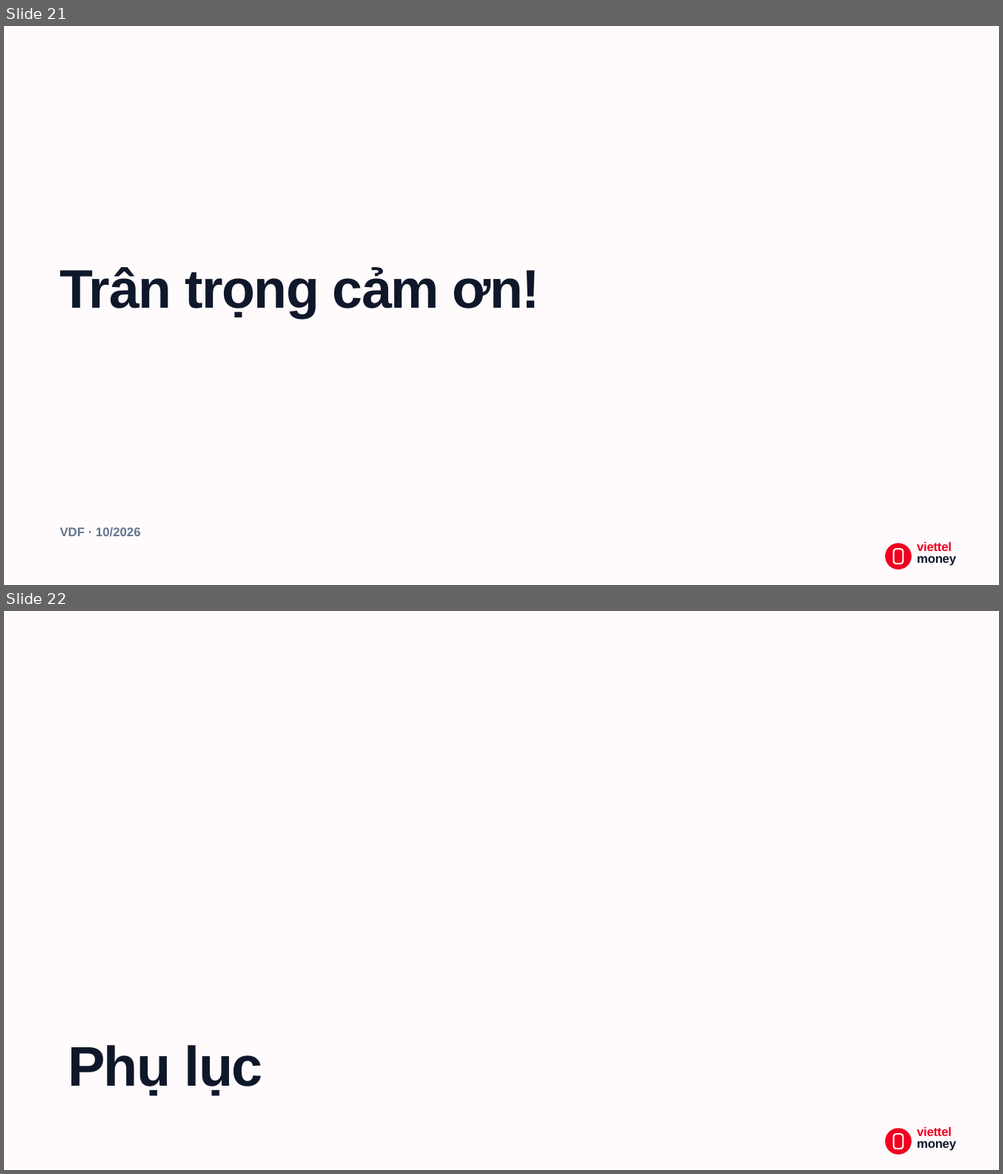
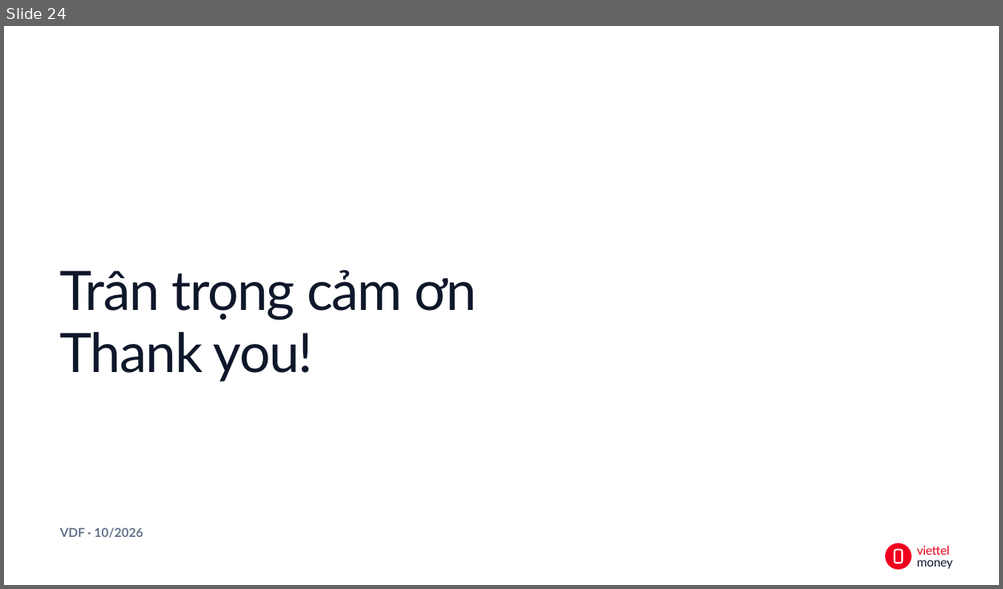
Before and after one commit to hnhuy2403/merchant_new, a slide deck: _bmad-output/planning-artifacts/to-trinh-merchant-the-he-moi-slides.pptx. Shown one above the other, each under a label of ours: slides 21 and 22 before the commit, slide 24 after it. The pictures are 1003x1174 and 1003x589 pixels, drawn with LibreOffice and Linux fonts; fonts in the diff are those of the drawing; background and template pictures are left out. Boxes give left, top, right and bottom in pixels: in the first picture for what was removed or moved away, otherwise in the second. Text is boxed around its words. In the diff, an @@ line names an element or a change of style, - is before the commit and + after.

```diff
--- a/_bmad-output/planning-artifacts/to-trinh-merchant-the-he-moi-slides.pptx
+++ b/_bmad-output/planning-artifacts/to-trinh-merchant-the-he-moi-slides.pptx
@@ slide 22 removed at (x1=4, y1=611, x2=999, y2=1170), background picture (left out) @@
@@ text removed at (x1=68, y1=1045, x2=263, y2=1096) @@
-Phụ lục
@@ ellipse removed at (x1=885, y1=1129, x2=911, y2=1155) @@
@@ rounded rectangle removed at (x1=893, y1=1135, x2=902, y2=1150) @@
@@ text removed at (x1=916, y1=1128, x2=951, y2=1136) @@
-viettel
@@ text removed at (x1=916, y1=1142, x2=956, y2=1151) @@
-money
@@ what was slide 21 is now slide 24 @@
@@ slide 24 changed as well @@
@@ text "Trân trọng cảm ơn" at (x1=60, y1=270, x2=477, y2=382): vertical alignment top to middle @@
@@ text at (x1=60, y1=270, x2=477, y2=382): text changed; font Arial to Lato; bold off @@
-Trân trọng cảm ơn!
+Trân trọng cảm ơn
+Thank you!
@@ text "VDF · 10/2026" at (x1=60, y1=528, x2=143, y2=538): font Arial to Lato; line spacing 14.4pt to 1; vertical alignment top to middle @@
@@ rounded rectangle at (x1=894, y1=551, x2=902, y2=564): proportions changed @@
@@ text "money" at (x1=916, y1=560, x2=952, y2=569): size 12 to 11.9 pt, font Arial to Lato, bold off; line spacing 11pt to 1; vertical alignment top to middle @@
@@ text "viettel" at (x1=916, y1=545, x2=949, y2=555): size 12 to 11.9 pt, font Arial to Lato, bold off; line spacing 11pt to 1; vertical alignment top to middle @@
```
Also in this commit, not shown: 16 other slides changed, 14 slides added, 10 other slides removed, 3 other files.
